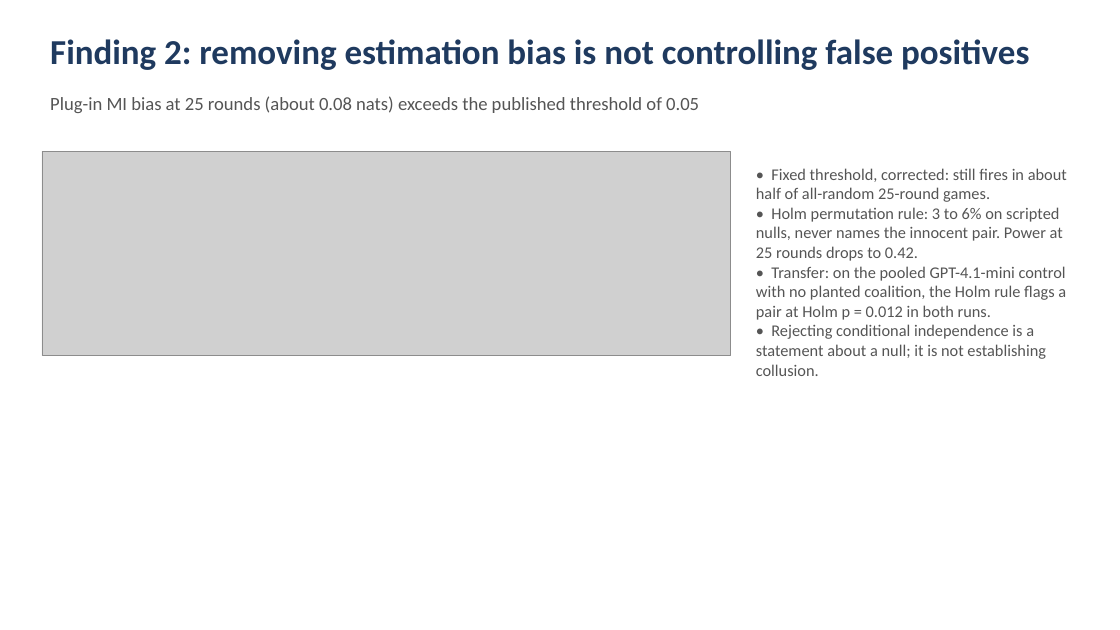
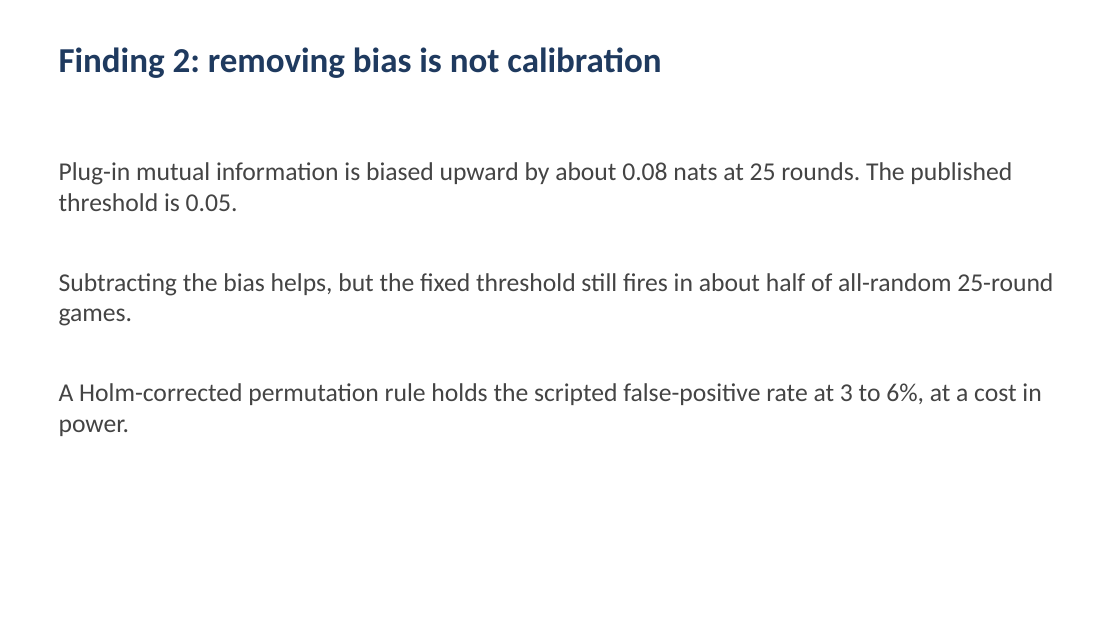
Before and after one commit to in-a-quantum-world/collusion-net-influence, a slide deck: slide 8 of report/slides.pptx (slide 4 before the commit). Drawn at 1120x630 pixels with LibreOffice and Linux fonts; fonts in the diff are those of the drawing; grey boxes stand for pictures. Boxes give left, top, right and bottom in pixels: in the first picture for what was removed or moved away, otherwise in the second. Text is boxed around its words. In the diff, an @@ line names an element or a change of style, - is before the commit and + after.

```diff
--- a/report/slides.pptx
+++ b/report/slides.pptx
@@ text at box(59, 47, 661, 78): text changed @@
-Finding 2: removing estimation bias is not controlling false positives
+Finding 2: removing bias is not calibration
@@ text removed at box(50, 96, 699, 113) @@
-Plug-in MI bias at 25 rounds (about 0.08 nats) exceeds the published threshold of 0.05
@@ picture removed at box(42, 151, 731, 355) @@
@@ text added at box(59, 162, 1053, 436), 22 pt, text #444444 @@
+Plug-in mutual information is biased upward by about 0.08 nats at 25 rounds. The published threshold is 0.05.
+Subtracting the bias helps, but the fixed threshold still fires in about half of all-random 25-round games.
+A Holm-corrected permutation rule holds the scripted false-positive rate at 3 to 6%, at a cost in power.
@@ text removed at box(756, 168, 1067, 376) @@
-• Fixed threshold, corrected: still fires in about half of all-random 25-round games.
-• Holm permutation rule: 3 to 6% on scripted nulls, never names the innocent pair. Power at 25 rounds drops to 0.42.
-• Transfer: on the pooled GPT-4.1-mini control with no planted coalition, the Holm rule flags a pair at Holm p = 0.012 in both runs.
-• Rejecting conditional independence is a statement about a null; it is not establishing collusion.
```
Also in this commit, not shown: 1 other slide changed, 14 slides added, 6 slides removed, 1 other file.
